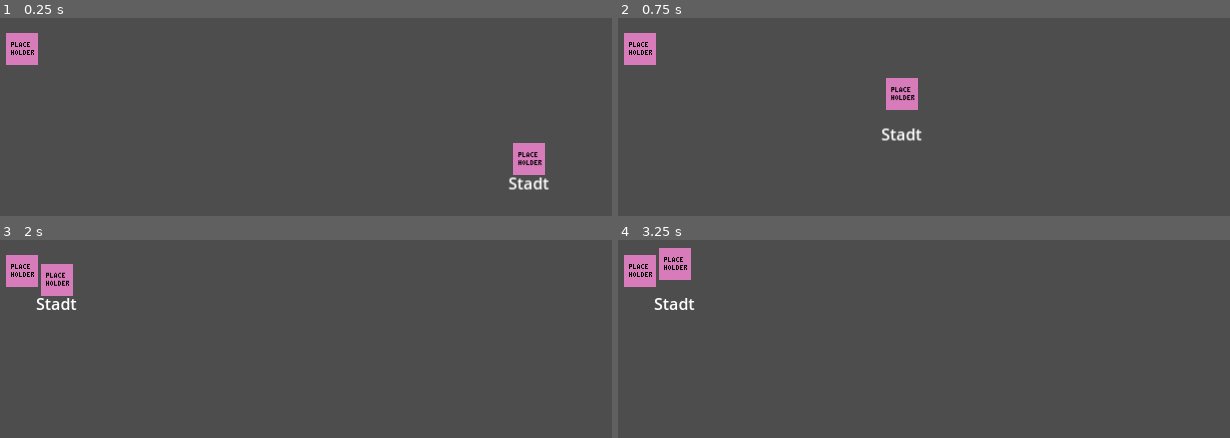
Above: before the commit, frames 1-4 (two rows, left to right).
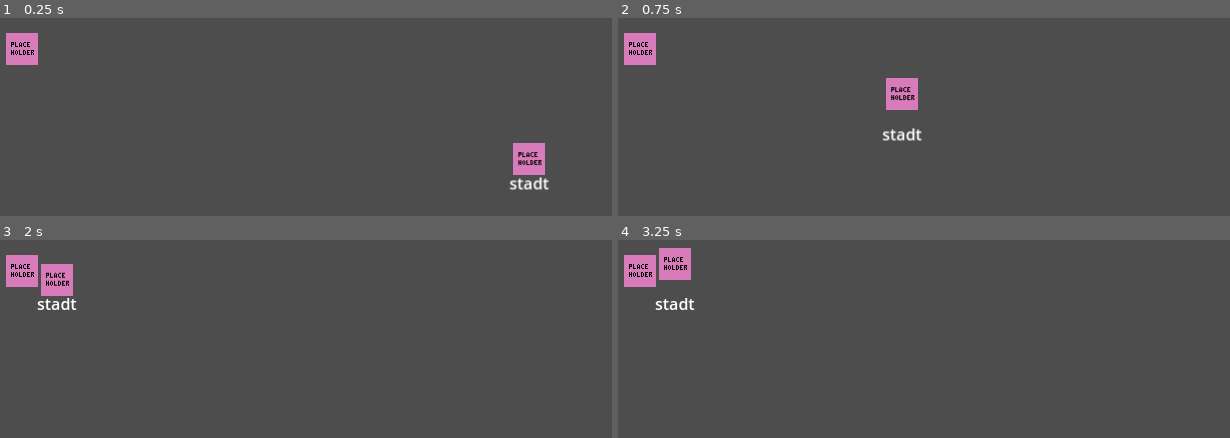
Above: after the commit, the same moments.

Repository: lehmius/typing-tides
Game: Godot game, scene res://scenes/game.tscn
Two runs of this game, one before a commit and one after it. Both use one fixed random seed, a clock stepped at 60 frames per second and the inputs below. The engine's default icon, where the game draws it, is replaced by a stand-in: a white triangle on a blue panel in a dark square.
Inputs:
- Up to frame 1 (0.25 s): no input
- Up to frame 2 (0.75 s): tap Enter at 0.5 s
- Up to frame 3 (2 s): no input
- Up to frame 4 (3.25 s): no input

The runs differ from the first frame. In frame 1, less than 0.1% of the frame differs, in the area x 83-85%, y 80-87%; in frame 2, less than 0.1%; in frame 3, less than 0.1%; in frame 4, less than 0.1%.

Commit message:
Add simple signal to trigger on inputEvent to Player Node, Add function to get nearest Target matching a provided letter from enemies

Diff:
--- a/scripts/game_state_handler.gd
+++ b/scripts/game_state_handler.gd
@@ -8,12 +8,14 @@
 # The following are reference variables.
 var enemyReferences:Array[Enemy] = []	# Holds references to each currently instanced enemy
 var player:Node							# Holds the reference to the player
+var currentTarget:Node
 
 var playerScene: PackedScene = preload("res://scenes/player.tscn")
 var enemyScene: PackedScene = preload("res://scenes/enemy.tscn")
 
 func _ready() -> void:
 	instancePlayer()
+	player.keyPressed.connect(Callable(updateEnemyTargeting))
 	instanceEnemy()
 
 ## Instances the Player within the game.
@@ -29,7 +31,7 @@
 ##
 ## @returns: A random word from a hardcoded list as a String.
 func getNextWord() -> String:
-	var wordlist="Katze,Hund,Haus,Apfel,Buch,Tisch,Wasser,Stadt,Fenster,Blume,Regen,Erde,Lächeln,Fahrrad,Mond".split(",")
+	var wordlist="Katze,Hund,Haus,Apfel,Buch,Tisch,Wasser,Stadt,Fenster,Blume,Regen,Erde,Lächeln,Fahrrad,Mond".to_lower().split(",") # Remove .to_lower() after testing TODO
 	var word=wordlist[randi_range(0,wordlist.size()-1)]
 	return word
 
@@ -44,3 +46,26 @@
 	nextEnemy.text = getNextWord()
 	enemyReferences+=[nextEnemy]
 	add_child(nextEnemy)
+
+## Handles picking enemies as well as enemy targeting decay.
+##
+## @returns: void
+func updateEnemyTargeting(event:InputEventKey) -> void:
+	if currentTarget==null: # No current target selected
+		var letter = OS.get_keycode_string(event.keycode).to_lower() # Remove once Input handler is implemented and event is replaced with letter
+		var target = getNearestTarget(letter)
+
+
+## Gets the nearest valid enemy target that matches the provided letter
+##
+## @returns: Enemy candidate that matches the provided letter and is the closest to the player.
+func getNearestTarget(letter:String) -> Enemy:
+	var shortestDistance:float = float("inf")
+	var currentCandidate:Enemy
+	for enemy in enemyReferences:
+		if enemy.text.substr(0,1)==letter:
+			var thisDistance=player.position.distance_to(enemy.position)
+			if thisDistance<shortestDistance:
+				currentCandidate=enemy
+				shortestDistance=thisDistance
+	return currentCandidate
--- a/scripts/player.gd
+++ b/scripts/player.gd
@@ -1,6 +1,7 @@
 extends CharacterBody2D
 
 signal shoot(projectile, pressedKey, global_position)
+signal keyPressed(key:InputEventKey)
 
 @export var speed:int = 300
 
@@ -16,6 +17,7 @@
 func _input(event: InputEvent) -> void:
 	if event is InputEventKey and event.pressed:
 #		shoot.emit(Projectile, event.keycode, global_position)
+		keyPressed.emit(event) 			# A signal is used so that input handling is only done in one place, rather than several.
 		pass
 
 
